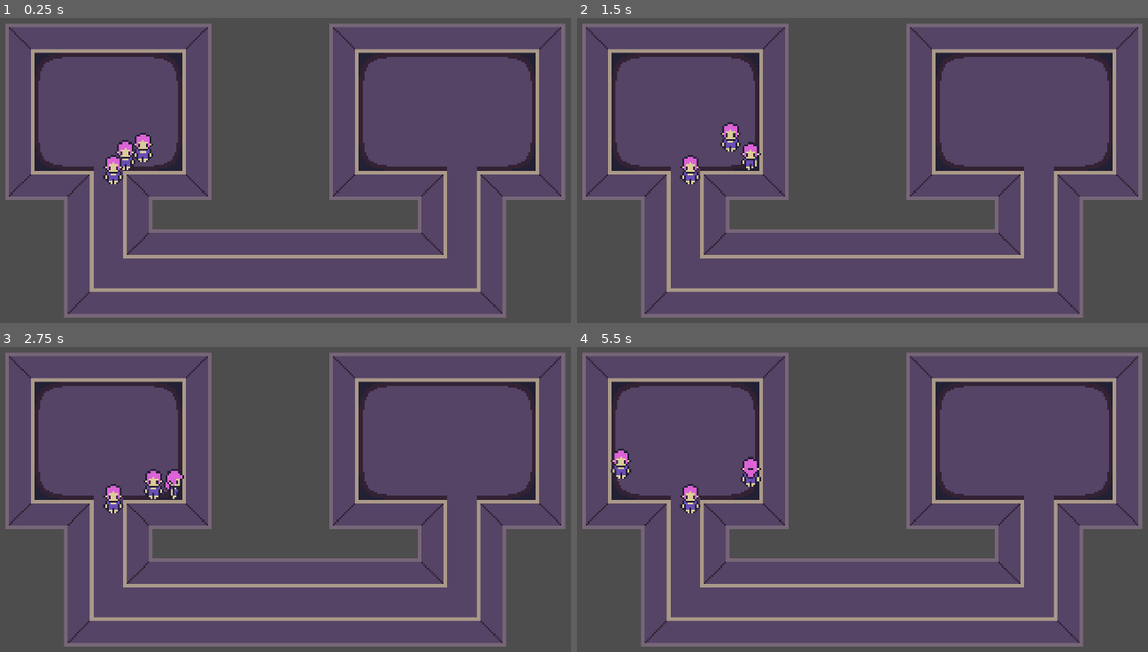
Above: before the commit, frames 1-4 (two rows, left to right).
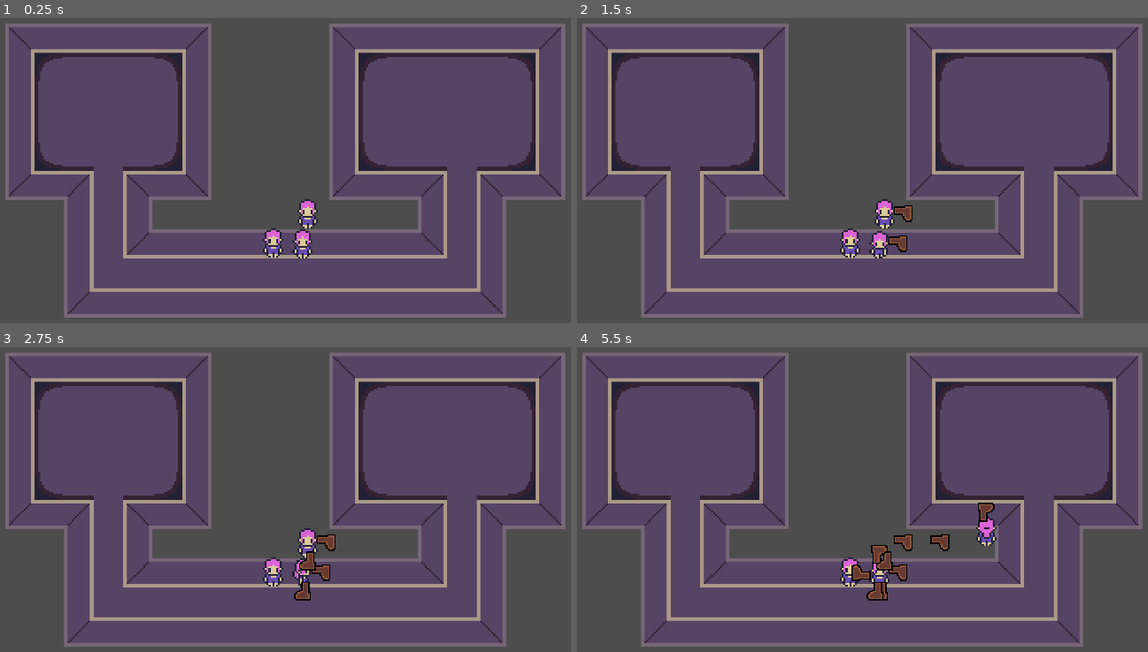
Above: after the commit, the same moments.

Repository: Nebulea-dev/Task-tastrophe
Game: Godot game, scene res://Level1.tscn
Two runs of this game, one before a commit and one after it. Both use one fixed random seed, a clock stepped at 60 frames per second and the inputs below.
Inputs:
- Up to frame 1 (0.25 s): no input
- Up to frame 2 (1.5 s): tap Enter at 0.5 s; hold D (player1_right) 0.53-1.28 s; tap Q (player1_kick, bound only after the commit) at 0.6 s; tap Keypad 1 (player2_kick, bound only after the commit) at 0.8, 1.35 s; hold S (player1_down) from 1.28 s (still down)
- Up to frame 3 (2.75 s): tap Q (player1_kick, bound only after the commit) at 1.55 s; tap Space at 2 s; release S (player1_down) at 2.03 s; hold D (player1_right) from 2.03 s (still down); hold Down (player2_down) from 2.03 s (still down); tap Keypad 1 (player2_kick, bound only after the commit) at 2.3 s
- Up to frame 4 (5.5 s): tap Enter at 2.75 s; release D (player1_right) at 2.78 s; release Down (player2_down) at 2.78 s; hold W (player1_up) 2.78-3.53 s; tap Left (player2_left) at 2.85 s; tap Q (player1_kick, bound only after the commit) at 3.05, 4.55, 5.1 s; hold Right (player2_right) 3.53-4.28 s; hold A (player1_left) 3.53-5.03 s; tap Keypad 1 (player2_kick, bound only after the commit) at 3.8, 5.3 s; tap Up (player2_up) at 4.35 s; tap Space at 5 s; hold S (player1_down) from 5.03 s (still down)

The runs differ from the first frame. In frame 1, 1.5% of the frame differs, in the area x 17-56%, y 37-79%; in frame 2, 1.7%; in frame 3, 1.8%; in frame 4, 2.4%, in the area x 5-74%, y 33-84%.

Commit message:
feat: Basic Kick

Diff:
--- a/Level1.tscn
+++ b/Level1.tscn
@@ -56,7 +56,7 @@
 tile_set = SubResource("TileSet_pfkd4")
 
 [node name="PlayersManager" parent="." node_paths=PackedStringArray("inputManagerNode") instance=ExtResource("1_2wjc7")]
-position = Vector2(518, 314)
+position = Vector2(967, 513)
 inputManagerNode = NodePath("../InputManager")
 
 [node name="InputManager" parent="." instance=ExtResource("2_4bkhm")]
--- a/objects/input_manager.gd
+++ b/objects/input_manager.gd
@@ -1,6 +1,7 @@
 extends Node
 
 signal move_update(move_x : Array[float], move_y : Array[float])
+signal kick_update(players_concerned: Array[bool])
 
 static var move_directions_x:Array[float] = [0,0,0]
 static var move_directions_y:Array[float] = [0,0,0]
@@ -14,6 +15,7 @@
 # Called every frame. 'delta' is the elapsed time since the previous frame.
 func _process(delta: float) -> void:
 	update_input()
+	update_kick_input()
 	if Input.is_action_pressed("ui_cancel"):
 		get_tree().quit()
 
@@ -54,3 +56,16 @@
 			move_directions_y[1] = 0
 
 	move_update.emit(move_directions_x, move_directions_y)
+
+
+func update_kick_input() -> void:
+
+	var player_kick : Array[bool] = [false, false, false]
+
+	if Input.is_action_just_pressed("player1_kick"):
+		player_kick[0] = true
+
+	if Input.is_action_just_pressed("player2_kick"):
+		player_kick[1] = true
+
+	kick_update.emit(player_kick)
--- a/objects/managers/players_manager.gd
+++ b/objects/managers/players_manager.gd
@@ -17,4 +17,5 @@
 		player.set_global_position(Vector2(randi_range(0, 200), randi_range(0, 200)))
 
 		inputManagerNode.move_update.connect(player._on_player_move)
+		inputManagerNode.kick_update.connect(player._on_player_kick)
 		call_deferred("add_child", player)
--- a/objects/player/Player.tscn
+++ b/objects/player/Player.tscn
@@ -116,3 +116,5 @@
 libraries = {
 "": SubResource("AnimationLibrary_l15l8")
 }
+
+[node name="Timer" type="Timer" parent="."]
--- a/objects/player/player.gd
+++ b/objects/player/player.gd
@@ -1,13 +1,16 @@
 extends CharacterBody2D
+
+var kick_res = preload("res://objects/projectiles/Kick.tscn")
 
 @onready var playerAnimation = $AnimationPlayer
 
+@export var move_factor : float = 0.2
+@export var speed : int = 500
 
 var playerIndex : int = 0
-var move_factor : float = 0.2
 var targetDir : Vector2 = Vector2(0, 0)
-var speed : int = 500
-#var acceleration_frames = 10
+var curr_look : float = 0
+var kick_distance : float = 50
 
 # Called when the node enters the scene tree for the first time.
 func _ready() -> void:
@@ -17,13 +20,17 @@
 # Called every frame. 'delta' is the elapsed time since the previous frame.
 func _process(delta: float) -> void:
 	velocity = targetDir * speed
+	if(targetDir.length() > 0.01):
+		curr_look = targetDir.angle()
+		print(curr_look)
+
 	#currentSpeed += (targetDir * speed) / acceleration_frames
 	#if currentSpeed.length() > speed:
 		#currentSpeed = targetDir
 	var collided_entity: KinematicCollision2D = move_and_collide(velocity * delta);
 	if(collided_entity != null):
 		var collider : Node2D = collided_entity.get_collider()
-		print(collider)
+
 		if (collider is CharacterBody2D):
 			collider.move_and_collide(velocity.length() * move_factor * delta * (collider.global_position - global_position).normalized())
 
@@ -51,3 +58,10 @@
 
 	if targetDir.x == 0 && targetDir.y == 0:
 		playerAnimation.stop()
+
+func _on_player_kick(kick_array : Array[bool]) -> void:
+	if(kick_array[playerIndex]):
+		var kick: Kick = kick_res.instantiate()
+		kick.set_global_position(position + Vector2.from_angle(curr_look) * kick_distance)
+		kick.set_global_rotation(curr_look + PI)
+		get_parent().add_child(kick)
--- /dev/null
+++ b/objects/projectiles/Kick.tscn
@@ -0,0 +1,24 @@
+[gd_scene load_steps=4 format=3 uid="uid://b5uiawe2euiur"]
+
+[ext_resource type="Texture2D" uid="uid://b1326x4qey2f4" path="res://Aseprite/Boot.png" id="1_d71k1"]
+[ext_resource type="Script" path="res://objects/projectiles/kick.gd" id="1_i18it"]
+
+[sub_resource type="CircleShape2D" id="CircleShape2D_ygmkw"]
+radius = 6.73431
+
+[node name="Kick" type="Node2D"]
+position = Vector2(-25.615, -7.225)
+scale = Vector2(2.56, 2.56)
+script = ExtResource("1_i18it")
+
+[node name="Boot" type="Sprite2D" parent="."]
+scale = Vector2(1.25, 1.25)
+texture = ExtResource("1_d71k1")
+
+[node name="Area2D" type="Area2D" parent="."]
+scale = Vector2(1.25, 1.25)
+
+[node name="CollisionShape2D" type="CollisionShape2D" parent="Area2D"]
+position = Vector2(9.53674e-07, 5.96046e-08)
+scale = Vector2(1.25, 1.25)
+shape = SubResource("CircleShape2D_ygmkw")
--- /dev/null
+++ b/objects/projectiles/kick.gd
@@ -0,0 +1,12 @@
+extends Node2D
+
+class_name Kick
+
+# Called when the node enters the scene tree for the first time.
+func _ready() -> void:
+	pass # Replace with function body.
+
+
+# Called every frame. 'delta' is the elapsed time since the previous frame.
+func _process(_delta: float) -> void:
+	pass
--- a/project.godot
+++ b/project.godot
@@ -75,12 +75,36 @@
 , Object(InputEventJoypadMotion,"resource_local_to_scene":false,"resource_name":"","device":1,"axis":0,"axis_value":1.0,"script":null)
 ]
 }
+player1_kick={
+"deadzone": 0.5,
+"events": [Object(InputEventKey,"resource_local_to_scene":false,"resource_name":"","device":-1,"window_id":0,"alt_pressed":false,"shift_pressed":false,"ctrl_pressed":false,"meta_pressed":false,"pressed":false,"keycode":0,"physical_keycode":81,"key_label":0,"unicode":97,"location":0,"echo":false,"script":null)
+, Object(InputEventJoypadButton,"resource_local_to_scene":false,"resource_name":"","device":0,"button_index":0,"pressure":0.0,"pressed":false,"script":null)
+]
+}
+player2_kick={
+"deadzone": 0.5,
+"events": [Object(InputEventKey,"resource_local_to_scene":false,"resource_name":"","device":-1,"window_id":0,"alt_pressed":false,"shift_pressed":false,"ctrl_pressed":false,"meta_pressed":false,"pressed":false,"keycode":0,"physical_keycode":4194439,"key_label":0,"unicode":49,"location":0,"echo":false,"script":null)
+, Object(InputEventJoypadButton,"resource_local_to_scene":false,"resource_name":"","device":1,"button_index":1,"pressure":0.0,"pressed":false,"script":null)
+]
+}
 
 [layer_names]
 
 2d_physics/layer_1="Environnement"
 2d_physics/layer_2="Player"
 2d_physics/layer_7="Props"
+player1_kick={
+"deadzone": 0.5,
+"events": [Object(InputEventKey,"resource_local_to_scene":false,"resource_name":"","device":-1,"window_id":0,"alt_pressed":false,"shift_pressed":false,"ctrl_pressed":false,"meta_pressed":false,"pressed":false,"keycode":0,"physical_keycode":81,"key_label":0,"unicode":97,"location":0,"echo":false,"script":null)
+, Object(InputEventJoypadButton,"resource_local_to_scene":false,"resource_name":"","device":0,"button_index":0,"pressure":0.0,"pressed":false,"script":null)
+]
+}
+player2_kick={
+"deadzone": 0.5,
+"events": [Object(InputEventJoypadButton,"resource_local_to_scene":false,"resource_name":"","device":1,"button_index":0,"pressure":0.0,"pressed":false,"script":null)
+, Object(InputEventKey,"resource_local_to_scene":false,"resource_name":"","device":-1,"window_id":0,"alt_pressed":false,"shift_pressed":false,"ctrl_pressed":false,"meta_pressed":false,"pressed":false,"keycode":0,"physical_keycode":4194439,"key_label":0,"unicode":49,"location":0,"echo":false,"script":null)
+]
+}
 
 [rendering]
 
Binary file added: Aseprite/Boot.aseprite
Not shown, added: Aseprite/Boot.aseprite.import
Binary file added: Aseprite/Boot.png
Not shown, added: Aseprite/Boot.png.import
